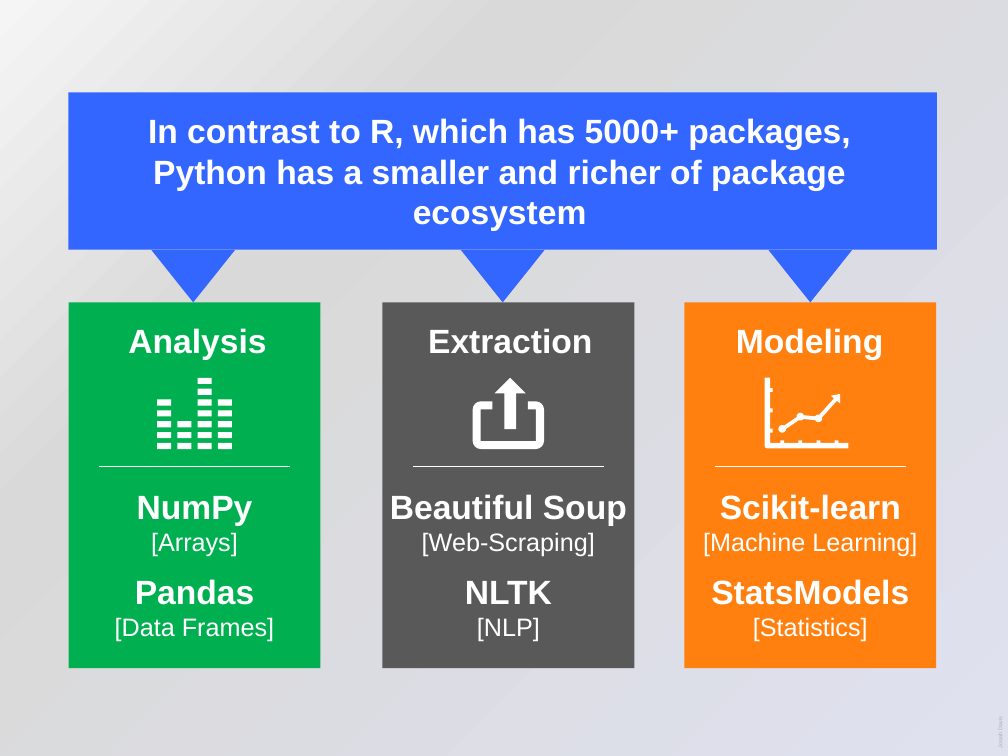
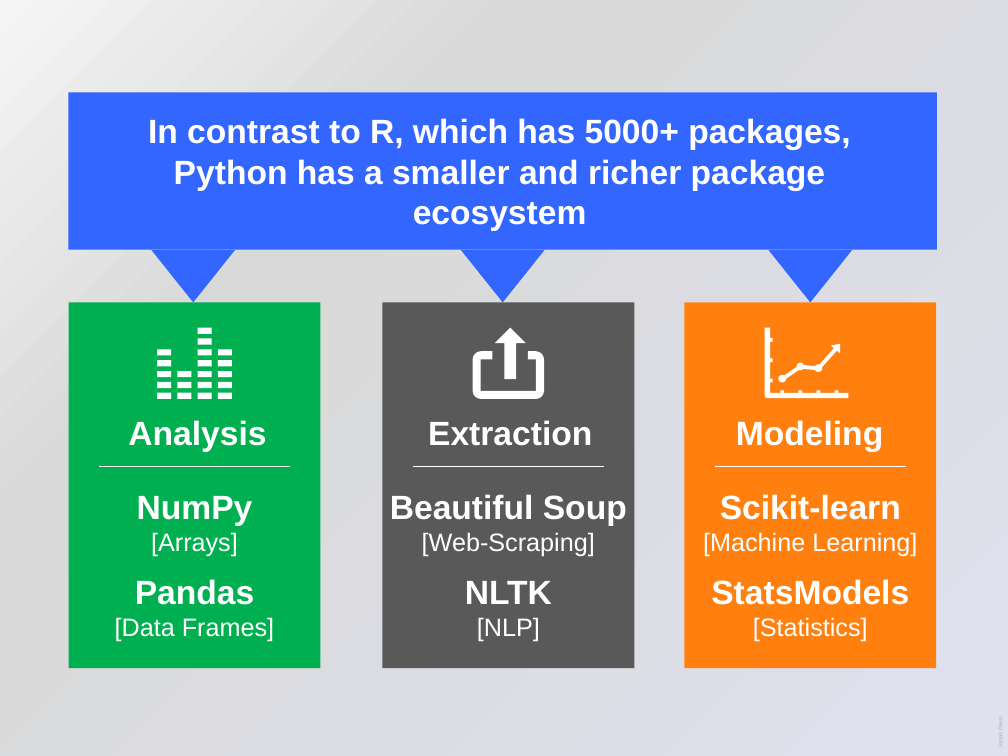
Before and after one commit to josiahdavis/python_data_analysis, a slide deck: slide 15 of python_data_analysis.pptx. Drawn at 1008x756 pixels with LibreOffice and Linux fonts; fonts in the diff are those of the drawing. Boxes give left, top, right and bottom in pixels: in the first picture for what was removed or moved away, otherwise in the second. Text is boxed around its words. In the diff, an @@ line names an element or a change of style, - is before the commit and + after.

```diff
--- a/python_data_analysis.pptx
+++ b/python_data_analysis.pptx
@@ text at [148, 118, 850, 231]: text changed @@
-In contrast to R, which has 5000+ packages, Python has a smaller and richer of package ecosystem
+In contrast to R, which has 5000+ packages, Python has a smaller and richer package ecosystem
@@ 3 freeform shapes: place and size @@
-3 freeform shapes at [157, 378, 849, 450]
+3 freeform shapes at [157, 328, 849, 399]
@@ 3 texts: place and size @@
-3 texts at [128, 328, 883, 360]
+3 texts at [128, 420, 883, 452]
```
Also in this commit, not shown: 2 other slides changed, 3 slides removed.
